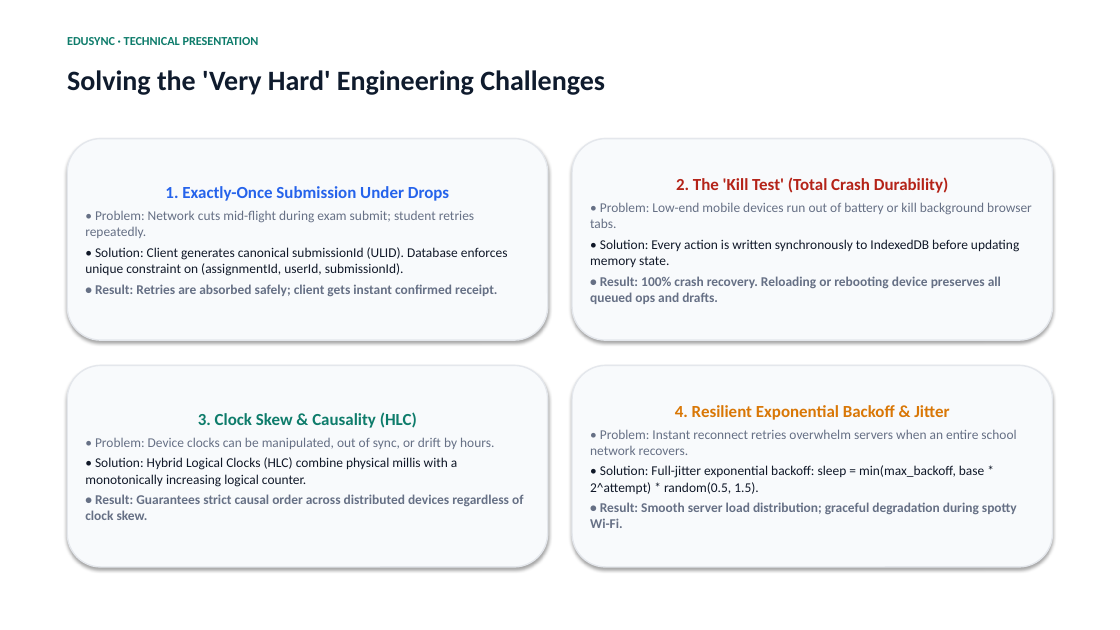
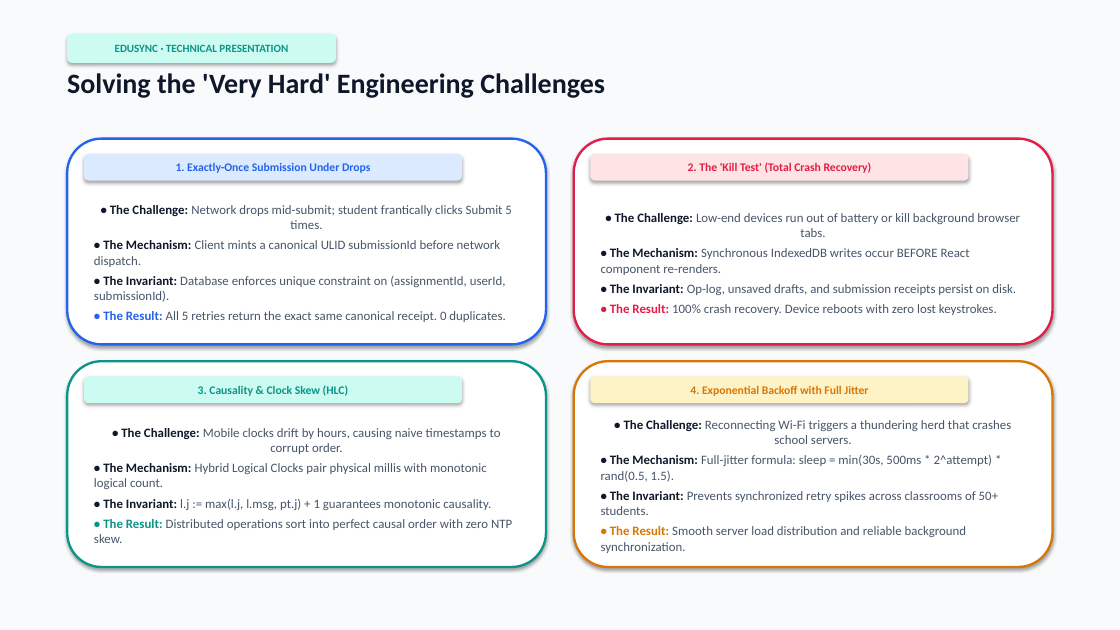
Before and after one commit to blank-0007/edusync, a slide deck: slide 5 of assets/EduSync-Presentation.pptx. Drawn at 1120x630 pixels with LibreOffice and Linux fonts; fonts in the diff are those of the drawing. Boxes give left, top, right and bottom in pixels: in the first picture for what was removed or moved away, otherwise in the second. Text is boxed around its words. In the diff, an @@ line names an element or a change of style, - is before the commit and + after.

```diff
--- a/assets/EduSync-Presentation.pptx
+++ b/assets/EduSync-Presentation.pptx
@@ rectangle added at [0,0,1120,630], fill #F8FAFC @@
@@ rounded rectangle "EDUSYNC · TECHNICAL PRESENTATION": place and size @@
-rounded rectangle "EDUSYNC · TECHNICAL PRESENTATION" at [67,37,259,45]
+rounded rectangle "EDUSYNC · TECHNICAL PRESENTATION" at [67,34,336,63]
@@ rounded rectangle "EDUSYNC · TECHNICAL PRESENTATION" at [67,34,336,63]: size 10.5 to 9.5 pt, text colour #0E7C6B to #0D9488; alignment left to centre; vertical alignment top to middle; fill none to #CCFBF1; shadow on @@
@@ text "Solving the 'Very Hard' Engineering ..." at [67,73,605,98]: text colour #0F1B2D to #0F172A @@
@@ rounded rectangle "• The Challenge: Network drops ...": place and size @@
-rounded rectangle "• The Challenge: Network drops ..." at [67,139,548,340]
+rounded rectangle "• The Challenge: Network drops ..." at [67,139,546,344]
@@ rounded rectangle "• The Challenge: Network drops ..." at [67,139,546,344]: fill #F8FAFC to #FFFFFF; outline #E4E7EC 1.2 pt to #2563EB 2 pt @@
@@ rounded rectangle "• The Challenge: Low-end devices ...": place and size @@
-rounded rectangle "• The Challenge: Low-end devices ..." at [572,139,1053,340]
+rounded rectangle "• The Challenge: Low-end devices ..." at [574,139,1053,344]
@@ rounded rectangle "• The Challenge: Low-end devices ..." at [574,139,1053,344]: fill #F8FAFC to #FFFFFF; outline #E4E7EC 1.2 pt to #E11D48 2 pt @@
@@ rounded rectangle added at [84,154,462,181], fill #DBEAFE, 10 pt, text #2563EB, bold @@
+1. Exactly-Once Submission Under Drops
@@ rounded rectangle added at [591,154,969,181], fill #FFE4E6, 10 pt, text #E11D48, bold @@
+2. The 'Kill Test' (Total Crash Recovery)
@@ text in rounded rectangle at [94,205,511,322]: text changed; size 11.5 to 11 pt; text colour #667085 to #475569 @@
-1. Exactly-Once Submission Under Drops
-• Problem: Network cuts mid-flight during exam submit; student retries repeatedly.
-• Solution: Client generates canonical submissionId (ULID). Database enforces unique constraint on (assignmentId, userId, submissionId).
-• Result: Retries are absorbed safely; client gets instant confirmed receipt.
+• The Challenge: Network drops mid-submit; student frantically clicks Submit 5 times.
+• The Mechanism: Client mints a canonical ULID submissionId before network dispatch.
+• The Invariant: Database enforces unique constraint on (assignmentId, userId, submissionId).
+• The Result: All 5 retries return the exact same canonical receipt. 0 duplicates.
@@ text in rounded rectangle at [601,213,1020,315]: text changed; size 11.5 to 11 pt; text colour #667085 to #475569 @@
-2. The 'Kill Test' (Total Crash Durability)
-• Problem: Low-end mobile devices run out of battery or kill background browser tabs.
-• Solution: Every action is written synchronously to IndexedDB before updating memory state.
-• Result: 100% crash recovery. Reloading or rebooting device preserves all queued ops and drafts.
+• The Challenge: Low-end devices run out of battery or kill background browser tabs.
+• The Mechanism: Synchronous IndexedDB writes occur BEFORE React component re-renders.
+• The Invariant: Op-log, unsaved drafts, and submission receipts persist on disk.
+• The Result: 100% crash recovery. Device reboots with zero lost keystrokes.
@@ rounded rectangle "• The Challenge: Mobile clocks ...": place and size @@
-rounded rectangle "• The Challenge: Mobile clocks ..." at [67,365,548,567]
+rounded rectangle "• The Challenge: Mobile clocks ..." at [67,361,546,567]
@@ rounded rectangle "• The Challenge: Mobile clocks ..." at [67,361,546,567]: fill #F8FAFC to #FFFFFF; outline #E4E7EC 1.2 pt to #0D9488 2 pt @@
@@ rounded rectangle added at [84,376,462,403], fill #CCFBF1, 10 pt, text #0D9488, bold @@
+3. Causality & Clock Skew (HLC)
@@ rounded rectangle "• The Challenge: Reconnecting Wi-Fi ...": place and size @@
-rounded rectangle "• The Challenge: Reconnecting Wi-Fi ..." at [572,365,1053,567]
+rounded rectangle "• The Challenge: Reconnecting Wi-Fi ..." at [574,361,1053,567]
@@ rounded rectangle "• The Challenge: Reconnecting Wi-Fi ..." at [574,361,1053,567]: fill #F8FAFC to #FFFFFF; outline #E4E7EC 1.2 pt to #D97706 2 pt @@
@@ rounded rectangle added at [591,376,969,403], fill #FEF3C7, 10 pt, text #D97706, bold @@
+4. Exponential Backoff with Full Jitter
@@ text in rounded rectangle at [94,428,512,543]: text changed; size 11.5 to 11 pt; text colour #667085 to #475569 @@
-3. Clock Skew & Causality (HLC)
-• Problem: Device clocks can be manipulated, out of sync, or drift by hours.
-• Solution: Hybrid Logical Clocks (HLC) combine physical millis with a monotonically increasing logical counter.
-• Result: Guarantees strict causal order across distributed devices regardless of clock skew.
+• The Challenge: Mobile clocks drift by hours, causing naive timestamps to corrupt order.
+• The Mechanism: Hybrid Logical Clocks pair physical millis with monotonic logical count.
+• The Invariant: l.j := max(l.j, l.msg, pt.j) + 1 guarantees monotonic causality.
+• The Result: Distributed operations sort into perfect causal order with zero NTP skew.
@@ text in rounded rectangle at [601,420,1011,553]: text changed; size 11.5 to 11 pt; text colour #667085 to #475569 @@
-4. Resilient Exponential Backoff & Jitter
-• Problem: Instant reconnect retries overwhelm servers when an entire school network recovers.
-• Solution: Full-jitter exponential backoff: sleep = min(max_backoff, base * 2^attempt) * random(0.5, 1.5).
-• Result: Smooth server load distribution; graceful degradation during spotty Wi-Fi.
+• The Challenge: Reconnecting Wi-Fi triggers a thundering herd that crashes school servers.
+• The Mechanism: Full-jitter formula: sleep = min(30s, 500ms * 2^attempt) * rand(0.5, 1.5).
+• The Invariant: Prevents synchronized retry spikes across classrooms of 50+ students.
+• The Result: Smooth server load distribution and reliable background synchronization.
```
Also in this commit, not shown: 6 other slides changed, 2 slides added, 2 slides removed, 7 other files.
